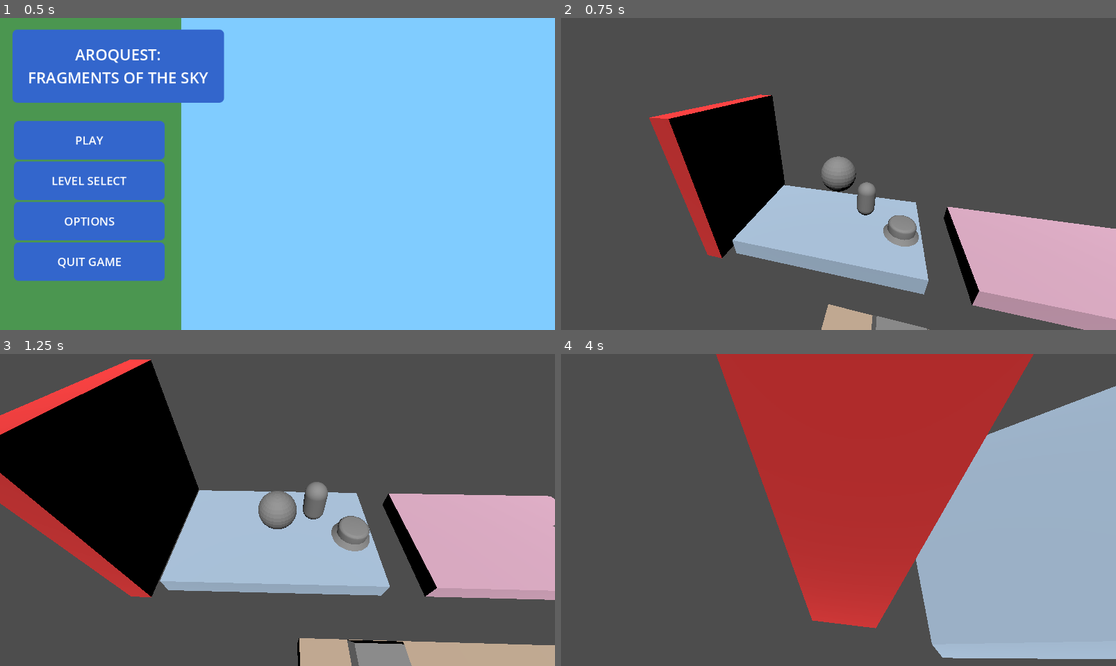
Above: before the commit, frames 1-4 (two rows, left to right).
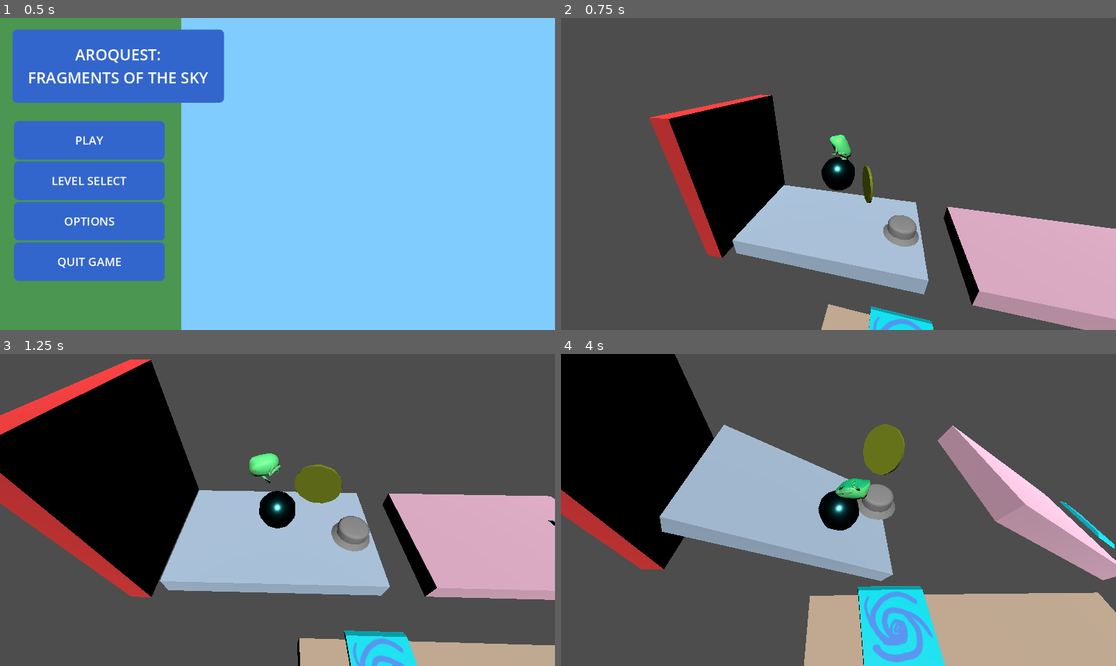
Above: after the commit, the same moments.

Repository: abhinavk0714/csce552-3d-game
Game: Godot game, scene res://scenes/ui/main_menu.tscn
The game is run twice, just before and just after one commit, with the same random seed, the same clock (stepped at 60 frames per second) and the same inputs. Sound files missing from this copy of the repository are replaced by a short silence.
Inputs:
- Up to frame 1 (0.5 s): no input
- Up to frame 2 (0.75 s): click "PLAY" at 0.5 s
- Up to frame 3 (1.25 s): no input
- Up to frame 4 (4 s): hold Right (ui_right) 1.28-2.03 s; hold Down (ui_down) 2.03-2.78 s; hold Right (ui_right) 2.78-3.53 s; hold Up (ui_up) from 3.53 s (still down)

Frame 1 is identical in both runs. In frame 2, 1.7% of the frame differs, in the area x 46-68%, y 37-100%; in frame 3, 3.3%; in frame 4, 79%, in the area x 0-100%, y 0-100%.

Commit message:
applied the assets and tried to animate Aro, failed kinda but works?

Diff:
--- a/scenes/game_objects/ball.tscn
+++ b/scenes/game_objects/ball.tscn
@@ -1,21 +1,26 @@
-[gd_scene load_steps=5 format=3 uid="uid://38yglc2vup1v"]
+[gd_scene load_steps=7 format=3 uid="uid://38yglc2vup1v"]
 
-[ext_resource type="ArrayMesh" uid="uid://b206hjjtm8dir" path="res://assets/models/Ball.obj" id="1_x8fbi"]
-[ext_resource type="Script" uid="uid://b4mpx58p0tyly" path="res://scenes/game_objects/ball.gd" id="1_xprjw"]
+[ext_resource type="PackedScene" uid="uid://i5uwejhsnutg" path="res://assets/models/Aro-sphere-1.glb" id="1_sphere"]
 [ext_resource type="Script" uid="uid://d2bjfpe1mojqv" path="res://scenes/game_objects/gimbal.gd" id="2_0ljj6"]
-[ext_resource type="Script" path="res://scripts/components/BallSoundController.gd" id="3_sound"]
+[ext_resource type="PackedScene" uid="uid://dvrv8swdr117r" path="res://assets/models/Aro-frog-1.glb" id="2_frog"]
+[ext_resource type="Script" uid="uid://cqut4id75f5oo" path="res://scripts/components/BallSoundController.gd" id="3_sound"]
+[ext_resource type="Script" uid="uid://o7ayx8gdifnp" path="res://scripts/components/FrogController.gd" id="4_frog_controller"]
 
 [sub_resource type="SphereShape3D" id="SphereShape3D_41u45"]
 radius = 1.0
 
 [node name="Ball" type="RigidBody3D"]
-script = ExtResource("3_sound")
 contact_monitor = true
 max_contacts_reported = 10
-script = ExtResource("1_xprjw")
+script = ExtResource("3_sound")
 
-[node name="MeshInstance3D" type="MeshInstance3D" parent="."]
-mesh = ExtResource("1_x8fbi")
+[node name="Sphere" parent="." instance=ExtResource("1_sphere")]
+
+[node name="Frog" type="Node3D" parent="."]
+script = ExtResource("4_frog_controller")
+
+[node name="Aro-frog-1" parent="Frog" instance=ExtResource("2_frog")]
+transform = Transform3D(0.5, 0, 0, 0, 0.5, 0, 0, 0, 0.5, 0, 0, 0)
 
 [node name="CollisionShape3D" type="CollisionShape3D" parent="."]
 shape = SubResource("SphereShape3D_41u45")
--- a/scenes/game_objects/bug.tscn
+++ b/scenes/game_objects/bug.tscn
@@ -1,16 +1,14 @@
 [gd_scene load_steps=4 format=3 uid="uid://cgvwm8uet4hcs"]
 
 [ext_resource type="Script" uid="uid://dkahkhufy6cpv" path="res://scripts/components/BugCollectible.gd" id="1_bug"]
-
-[sub_resource type="CapsuleMesh" id="CapsuleMesh_t1dra"]
+[ext_resource type="PackedScene" uid="uid://xo4qooq8cm2s" path="res://assets/models/Coin.glb" id="1_coin"]
 
 [sub_resource type="CapsuleShape3D" id="CapsuleShape3D_t1dra"]
 
 [node name="Bug" type="Area3D"]
 script = ExtResource("1_bug")
 
-[node name="MeshInstance3D" type="MeshInstance3D" parent="."]
-mesh = SubResource("CapsuleMesh_t1dra")
+[node name="Coin" parent="." instance=ExtResource("1_coin")]
 
 [node name="CollisionShape3D" type="CollisionShape3D" parent="."]
 shape = SubResource("CapsuleShape3D_t1dra")
--- a/scenes/game_objects/spring.tscn
+++ b/scenes/game_objects/spring.tscn
@@ -1,7 +1,7 @@
 [gd_scene load_steps=5 format=3 uid="uid://d2rxu3qyjw74x"]
 
 [ext_resource type="Script" uid="uid://bl4wk14am37t" path="res://scripts/components/SpringBehavior.gd" id="1_boyml"]
-[ext_resource type="ArrayMesh" uid="uid://btxo21lh71dh1" path="res://assets/models/TempSpring.obj" id="1_ka4py"]
+[ext_resource type="PackedScene" uid="uid://bckr65npq8kit" path="res://assets/models/Spring.glb" id="1_spring"]
 
 [sub_resource type="BoxShape3D" id="BoxShape3D_boyml"]
 size = Vector3(1, 0.5, 1)
@@ -12,8 +12,8 @@
 [node name="Spring" type="AnimatableBody3D"]
 script = ExtResource("1_boyml")
 
-[node name="MeshInstance3D" type="MeshInstance3D" parent="."]
-mesh = ExtResource("1_ka4py")
+[node name="SpringModel" parent="." instance=ExtResource("1_spring")]
+transform = Transform3D(0.5, 0, 0, 0, 0.5, 0, 0, 0, 0.5, 0, 0, 0)
 
 [node name="CollisionShape3D" type="CollisionShape3D" parent="."]
 transform = Transform3D(1, 0, 0, 0, 1, 0, 0, 0, 1, 0, -0.25, 0)
--- a/scripts/components/BallSoundController.gd
+++ b/scripts/components/BallSoundController.gd
@@ -3,6 +3,7 @@
 # BallSoundController component
 # Handles rolling sound and collision sounds for the ball
 # Volume of roll sound is based on velocity
+# Also handles ball restart functionality
 
 @export var roll_sound: AudioStream
 @export var quiet_plonk_sound: AudioStream
@@ -19,8 +20,17 @@
 var min_collision_cooldown: float = 0.3  # Prevent too many collision sounds
 var last_velocity: Vector3 = Vector3.ZERO
 var last_position: Vector3 = Vector3.ZERO
+var start_transform: Transform3D
 
 func _ready():
+	# Store the starting transform
+	start_transform = global_transform
+
+	# Connect to death barrier if it exists
+	var death_barrier = get_node_or_null("/root/test_world/DeathBarrier")
+	if death_barrier and death_barrier.has_signal("body_collided"):
+		death_barrier.body_collided.connect(restart)
+
 	# Enable contact monitoring for collision detection
 	contact_monitor = true
 	max_contacts_reported = 10
@@ -72,6 +82,18 @@
 
 	last_velocity = linear_velocity
 	last_position = global_position
+
+func _process(delta):
+	if Input.is_action_just_pressed("ui_reset"):
+		restart()
+
+func restart():
+	# Safely teleport the rigidbody back
+	linear_velocity = Vector3.ZERO
+	angular_velocity = Vector3.ZERO
+	freeze = true
+	global_transform = start_transform
+	freeze = false
 
 func _on_body_shape_entered(body_rid, body, body_shape_index, local_shape_index):
 	# Handle collision sounds - only for barriers and platform landings
--- /dev/null
+++ b/scripts/components/FrogController.gd
@@ -0,0 +1,136 @@
+extends Node3D
+
+# FrogController component
+# Makes the frog stay upright on top of the sphere with continuous backflip animation
+# Counter-rotates to keep frog upright regardless of sphere rotation
+# Plays backflip animation continuously while moving, later needs to be changed to diff animations when finished
+
+@export var sphere_radius: float = 1.0
+@export var frog_height_offset: float = 0.1  # Additional height above sphere surface
+@export var animation_speed_multiplier: float = 3.0  # Speed multiplier for backflip animation
+
+var parent_rigidbody: RigidBody3D
+var animation_player: AnimationPlayer
+var backflip_animation_name: String = ""
+var is_moving: bool = false
+var initial_rotation: Quaternion
+var desired_y_rotation: float = 0.0  # Track desired Y rotation for facing direction
+
+func _ready():
+	# Get the parent RigidBody3D (the Ball)
+	parent_rigidbody = get_parent() as RigidBody3D
+	if not parent_rigidbody:
+		push_error("FrogController: Parent must be a RigidBody3D")
+		return
+
+	# Store initial rotation to keep frog upright
+	initial_rotation = transform.basis.get_rotation_quaternion()
+
+	# Get the AnimationPlayer from the frog model
+	var frog_node = get_node_or_null("Aro-frog-1")
+	if frog_node:
+		animation_player = frog_node.get_node_or_null("AnimationPlayer")
+		if animation_player:
+			# Find the backflip animation (try common names)
+			var anim_list = animation_player.get_animation_list()
+			print("Available animations: ", anim_list)
+
+			# Try to find backflip animation by name
+			for anim_name in anim_list:
+				var name_lower = anim_name.to_lower()
+				if "backflip" in name_lower or "flip" in name_lower or "jump" in name_lower:
+					backflip_animation_name = anim_name
+					break
+
+			# If not found, use the first animation
+			if backflip_animation_name == "" and anim_list.size() > 0:
+				backflip_animation_name = anim_list[0]
+
+			# Set animation to loop
+			if backflip_animation_name != "":
+				var anim = animation_player.get_animation(backflip_animation_name)
+				if anim:
+					anim.loop_mode = Animation.LOOP_LINEAR
+
+	# Scale down the frog (make it smaller)
+	scale = Vector3(0.5, 0.5, 0.5)
+
+	# Position frog on top of sphere initially
+	_update_position()
+
+func _physics_process(delta):
+	if not parent_rigidbody:
+		return
+
+	# Update position to stay on top of sphere
+	_update_position()
+
+	# Rotate frog to face movement direction (only Y rotation) - do this first
+	_update_facing_rotation(delta)
+
+	# Keep frog upright by counter-rotating against sphere rotation - do this after facing rotation
+	_keep_upright()
+
+	# Handle animation - play continuously while moving
+	_update_animation()
+
+func _update_position():
+	# Position the frog on top of the sphere
+	# The sphere is at the parent's origin, so we offset upward
+	var sphere_height = sphere_radius + frog_height_offset
+	position = Vector3(0, sphere_height, 0)
+
+func _keep_upright():
+	# Counter-rotate the frog to keep it upright
+	# Get the sphere's rotation (from parent RigidBody3D)
+	var sphere_basis = parent_rigidbody.transform.basis
+	var sphere_rotation = sphere_basis.get_rotation_quaternion()
+
+	# Invert the sphere's rotation to keep frog upright
+	var counter_rotation = sphere_rotation.inverse()
+
+	# Create upright basis with desired Y rotation for facing direction
+	var upright_basis = Basis.from_euler(Vector3(0, desired_y_rotation, 0))
+
+	# Apply counter-rotation to keep upright while preserving Y rotation
+	transform.basis = Basis(counter_rotation) * upright_basis
+
+func _update_facing_rotation(delta):
+	# Get the movement direction from linear velocity
+	var velocity = parent_rigidbody.linear_velocity
+	var horizontal_velocity = Vector3(velocity.x, 0, velocity.z)
+
+	# Only rotate if there's significant horizontal movement
+	if horizontal_velocity.length() > 0.1:
+		# Calculate the direction the frog should face
+		var target_direction = horizontal_velocity.normalized()
+
+		# Rotate the frog to face the movement direction
+		var target_rotation_y = atan2(target_direction.x, target_direction.z)
+
+		# Smoothly rotate towards the target direction
+		var rotation_speed = 5.0
+		desired_y_rotation = lerp_angle(desired_y_rotation, target_rotation_y, rotation_speed * delta)
+
+func _update_animation():
+	if not animation_player or backflip_animation_name == "":
+		return
+
+	# Check if player is moving
+	var velocity = parent_rigidbody.linear_velocity
+	var speed = velocity.length()
+	is_moving = speed > 0.1
+
+	if is_moving:
+		# Play animation continuously while moving
+		if not animation_player.is_playing() or animation_player.current_animation != backflip_animation_name:
+			animation_player.play(backflip_animation_name)
+
+		# Speed up the animation significantly
+		var base_speed = 1.0
+		var speed_scale = base_speed * animation_speed_multiplier
+		animation_player.speed_scale = speed_scale
+	else:
+		# Stop animation when not moving
+		if animation_player.is_playing():
+			animation_player.stop()
--- a/scripts/controllers/biaxial_platform.gd
+++ b/scripts/controllers/biaxial_platform.gd
@@ -13,13 +13,13 @@
 	var input_dir_z = 0.0
 	var input_dir_x = 0.0
 	if Input.is_action_pressed("ui_left"):
+		input_dir_z += 1.0
+	if Input.is_action_pressed("ui_right"):
 		input_dir_z -= 1.0
-	if Input.is_action_pressed("ui_right"):
-		input_dir_z += 1.0
 	if Input.is_action_pressed("ui_down"):
+		input_dir_x += 1.0
+	if Input.is_action_pressed("ui_up"):
 		input_dir_x -= 1.0
-	if Input.is_action_pressed("ui_up"):
-		input_dir_x += 1.0
 
 	if input_dir_x != 0.0:
 		var new_rotation = rotation_degrees.x + rotation_speed * input_dir_x * delta
--- a/scripts/controllers/uniaxial_platform.gd
+++ b/scripts/controllers/uniaxial_platform.gd
@@ -13,9 +13,9 @@
 func _process(delta):
 	var input_dir = 0.0
 	if Input.is_action_pressed("ui_left"):
+		input_dir += 1.0
+	if Input.is_action_pressed("ui_right"):
 		input_dir -= 1.0
-	if Input.is_action_pressed("ui_right"):
-		input_dir += 1.0
 
 	if input_dir != 0.0:
 		var new_rotation = rotation_degrees.z + rotation_speed * input_dir * delta
Binary file added: assets/models/Aro-frog-1_aro-texture.png
Not shown, added: assets/models/Aro-frog-1_aro-texture.png.import
Not shown, added: scripts/components/FrogController.gd.uid
